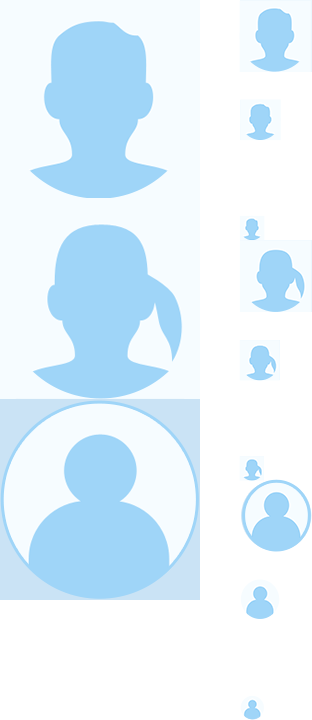
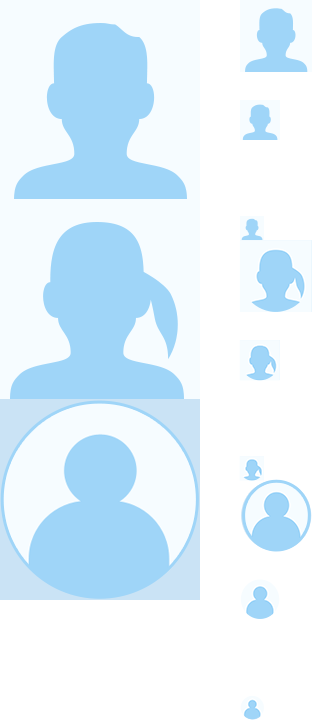
Layers edited between the first and the second 312px x 720px image:
added group "Женская" with 3 layers above "Группа 1 копия 6" over [10, 222, 184, 399]
added layer "Forme 7 копия 18" in group "Женская" over [10, 222, 184, 399]
moved "Прямоугольник 1" (1st of 5, in "Женская") into group "Женская", painted on it over [10, 216, 265, 399]
removed group "Группа 1 копия 2" (2 layers) over [240, 99, 281, 140]
removed layer "муж копия 4" (3rd of 5, in "Группа 1 копия 2") from group "Группа 1 копия 2" over [240, 99, 281, 140]
added group "Группа 1 копия 6" with 3 layers above "Группа 1 копия 5" over [241, 217, 263, 240]
moved "Прямоугольник 1" (2nd of 5, in "Группа 1 копия 6") into group "Группа 1 копия 6", painted on it over [240, 99, 281, 240]
removed group "Группа 1 копия" (2 layers) over [239, 0, 311, 72]
removed layer "муж копия 4" (4th of 5, in "Группа 1 копия") from group "Группа 1 копия" over [239, 0, 311, 72]
added group "Группа 1 копия 5" with 3 layers above "Группа 1 копия 4" over [242, 102, 278, 140]
added layer "Forme 7 копия 9" (2nd of 4, in "Группа 1 копия 5") in group "Группа 1 копия 5" over [242, 104, 278, 140]
moved "Прямоугольник 1" (3rd of 5, in "Группа 1 копия 5") into group "Группа 1 копия 5", painted on it over [239, 0, 311, 140]
added group "Группа 1 копия 4" with 3 layers above "Группа 1" over [240, 0, 312, 72]
added layer "Forme 7 копия 9" (3rd of 4, in "Группа 1 копия 4") in group "Группа 1 копия 4" over [245, 8, 308, 72]
added layer "Прямоугольник 1" (4th of 5, in "Группа 1 копия 4") in group "Группа 1 копия 4" over [240, 0, 312, 72]
moved "Группа 1" above "Группа 2 копия 3" over [14, 20, 187, 199]
removed layer "муж копия 4" (5th of 5, in "Группа 1") from group "Группа 1" over [14, 20, 187, 199]
added layer "Forme 7 копия 9" (4th of 4, in "Группа 1") in group "Группа 1" over [14, 23, 187, 199]
removed group "Группа 1 копия 3" (2 layers) over [241, 216, 265, 240]
…and 2 more changes (1 added, 1 removed)
